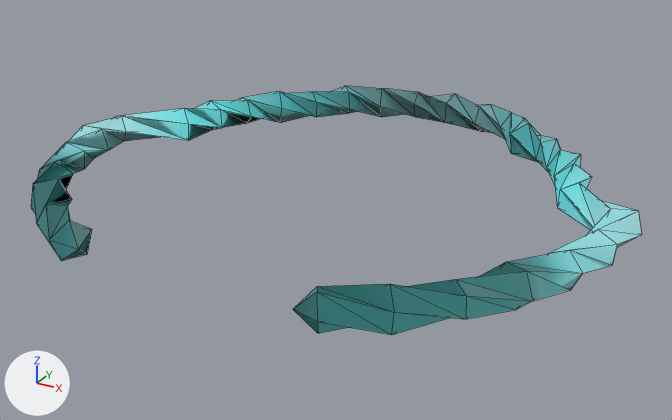
Before and after pictures for a commit that changed the glTF model assets/giant/parts/Accessory_gilded_torc.glb.
Before and after are seen from a 50 mm lens placed at (0.412, -0.776, 3.593), pointed at (0.006, -0.038, 3.224). Every picture has the same lights, and +X, +Y and +Z are marked at lower left. The first picture is the older version. Mesh edges are drawn as thin lines. Vertices at exactly the same position are counted once.

The first picture shows 'Accessory_gilded_torc'.
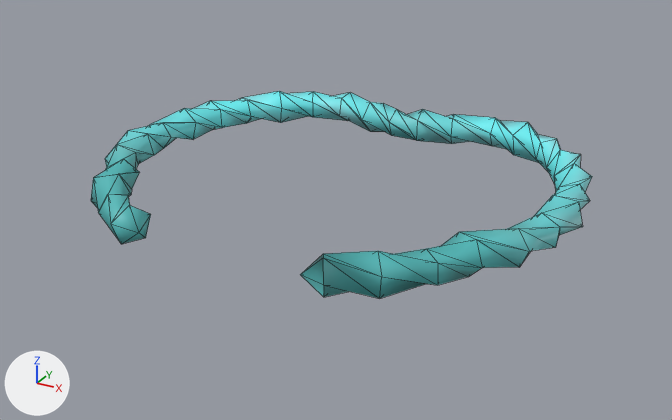
Changed parts and their boxes (x1, y1, x2, y2) in the pictures (672 x 420 px; the box of a moved part takes in the faces that stretch with it):
```json
{"object": "Accessory_gilded_torc", "change": "reshaped, recoloured", "before": [31, 86, 642, 335], "after": [91, 91, 592, 298], "on screen": "18% narrower, 17% shorter"}
{"part": 1, "of": "me_accessory_gilded_torc_001", "change": "moved or reshaped", "before": [293, 164, 642, 335], "after": [300, 164, 592, 298]}
{"part": 2, "of": "me_accessory_gilded_torc_001", "change": "moved or reshaped", "before": [279, 86, 556, 163], "after": [279, 91, 557, 163]}
{"part": 3, "of": "me_accessory_gilded_torc_001", "change": "moved or reshaped", "before": [31, 101, 222, 261], "after": [91, 101, 222, 244]}
{"part": 4, "of": "me_accessory_gilded_torc_001", "change": "recoloured", "before": [33, 86, 642, 319], "after": [94, 92, 590, 285]}
```

Edits to the scene script, one JSON object a line:
```json
{"block": "me_accessory_gilded_torc_001", "where": "# used by ob_accessory_gilded_torc; location = (0.0, 0.0, 0.0)"}
{"op": "remove", "block": "me_accessory_gilded_torc_001", "code": "me_accessory_gilded_torc_001.from_pydata(...)  # 152 vertices, 300 faces; spans x -0.291..0.292, y -0.284..0.237, z 3.238..3.278"}
{"op": "add", "block": "me_accessory_gilded_torc_001", "code": "me_accessory_gilded_torc_001.from_pydata(...)  # 152 vertices, 300 faces; spans x -0.239..0.243, y -0.235..0.186, z 3.238..3.278"}
{"block": "me_accessory_gilded_torc_001", "change": "me_accessory_gilded_torc_001 part 1: 41 of 152 vertices moved; they spanned x 0.102..0.292, y -0.284..0.032, z 3.238..3.278 and now span x 0.079..0.243, y -0.235..0.025, z 3.238..3.278; mean shift (-0.036, 0.025, 0.0); largest move (0.216, -0.157, 3.25) -> (0.165, -0.123, 3.25)"}
{"block": "me_accessory_gilded_torc_001", "change": "me_accessory_gilded_torc_001 part 2: 40 of 152 vertices moved; they spanned x -0.143..0.145, y 0.143..0.237, z 3.239..3.278 and now span x -0.139..0.14, y 0.127..0.186, z 3.239..3.278; mean shift (0.0, -0.039, 0.0); largest move (0.024, 0.237, 3.258) -> (0.012, 0.162, 3.258)"}
{"block": "me_accessory_gilded_torc_001", "change": "me_accessory_gilded_torc_001 part 3: 40 of 152 vertices moved; they spanned x -0.291..-0.102, y -0.284..0.034, z 3.239..3.277 and now span x -0.239..-0.079, y -0.235..0.025, z 3.239..3.277; mean shift (0.038, 0.026, 0.0); largest move (-0.227, -0.163, 3.243) -> (-0.173, -0.129, 3.243)"}
{"block": "me_accessory_gilded_torc_001", "change": "me_accessory_gilded_torc_001 part 4: 162 faces centred in x -0.285..0.283, y -0.202..0.23, z 3.246..3.271 are repainted in the vertex colours; the middle colour goes from cyan #9ee0e4 to cyan #6edde0"}
```
